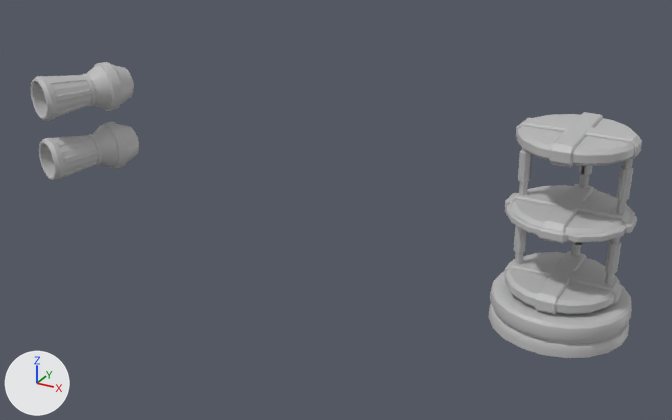
A saved change to the FBX model ArtAsset/3D/Assets/Double canon/fbx/SM_Double_canon_lvl_2_TD_v1.fbx.
Before and after are seen from a 50 mm lens placed at (0.102, -0.428, 0.248), pointed at (-0.13, -0.005, 0.037). Every picture has the same lights, and +X, +Y and +Z are marked at lower left. Where no turn or scale is listed for an object, it has been applied to the vertices.
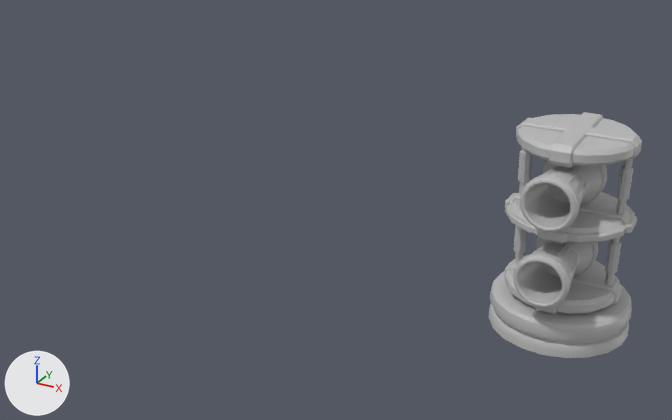
Commit message: MODIFY Double canon all files

Location of each change, [x1, y1, x2, y2] in pixels of the pictures (672 x 420 px):
'pCylinder56', added
    after: [520, 160, 607, 232]
'pasted__pCylinder56', deleted
    before: [31, 62, 134, 121]
'pCylinder2', added
    after: [513, 237, 598, 308]
'pasted__pCylinder2', deleted
    before: [39, 122, 139, 181]

Patch to the scene script:
```diff
--- a/ArtAsset/3D/Assets/Double canon/fbx/SM_Double_canon_lvl_2_TD_v1.fbx.py
+++ b/ArtAsset/3D/Assets/Double canon/fbx/SM_Double_canon_lvl_2_TD_v1.fbx.py
@@ me_mesh_008_1 @@
+me_mesh_008_1.from_pydata(...)  # 678 vertices, 682 faces; spans x -0.0149..0.0153, y -0.0423..0.0182, z -0.0141..0.0161
+me_mesh_008_1.materials.append(mat_lambert1)  # grey #bcbcbc
@@ me_mesh_007_1 @@
+me_mesh_007_1.from_pydata(...)  # 678 vertices, 682 faces; spans x -0.0149..0.0153, y -0.0423..0.0182, z -0.0141..0.0161
+me_mesh_007_1.materials.append(mat_lambert1)  # grey #bcbcbc
@@ ob_pasted__pcylinder2 @@
-ob_pasted__pcylinder2 = bpy.data.objects.new('pasted__pCylinder2', me_mesh_007)
-ob_pasted__pcylinder2.location = (-0.3, 0.0, 0.0433)
@@ ob_pasted__pcylinder56 @@
-ob_pasted__pcylinder56 = bpy.data.objects.new('pasted__pCylinder56', me_mesh_008)
-ob_pasted__pcylinder56.location = (-0.3, 0.0, 0.0826)
@@ ob_pcylinder2 @@
+ob_pcylinder2 = bpy.data.objects.new('pCylinder2', me_mesh_008_1)
+ob_pcylinder2.location = (0.0, -0.0023, 0.0412)
@@ ob_pcylinder56 @@
+ob_pcylinder56 = bpy.data.objects.new('pCylinder56', me_mesh_007_1)
+ob_pcylinder56.location = (0.0, -0.0023, 0.0805)
```
